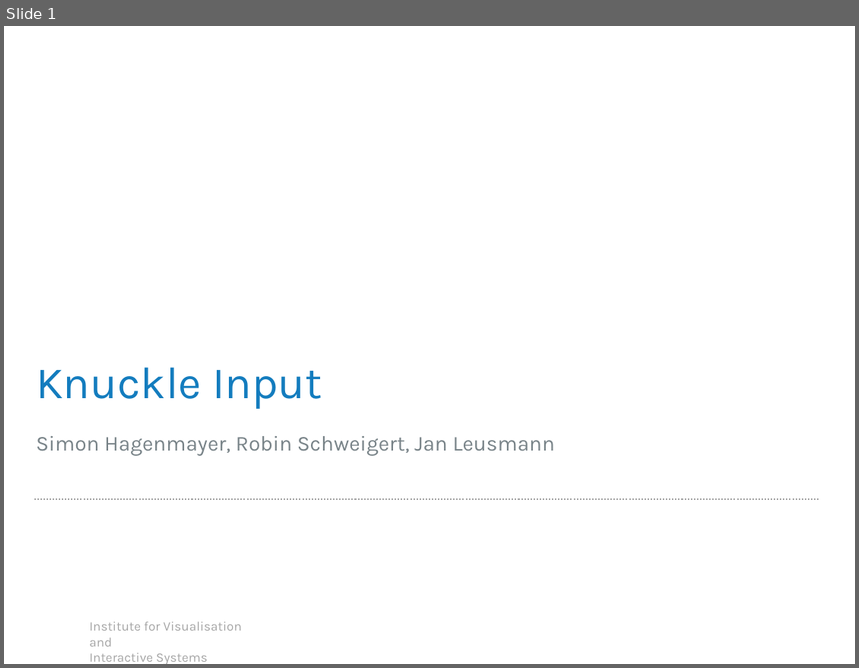
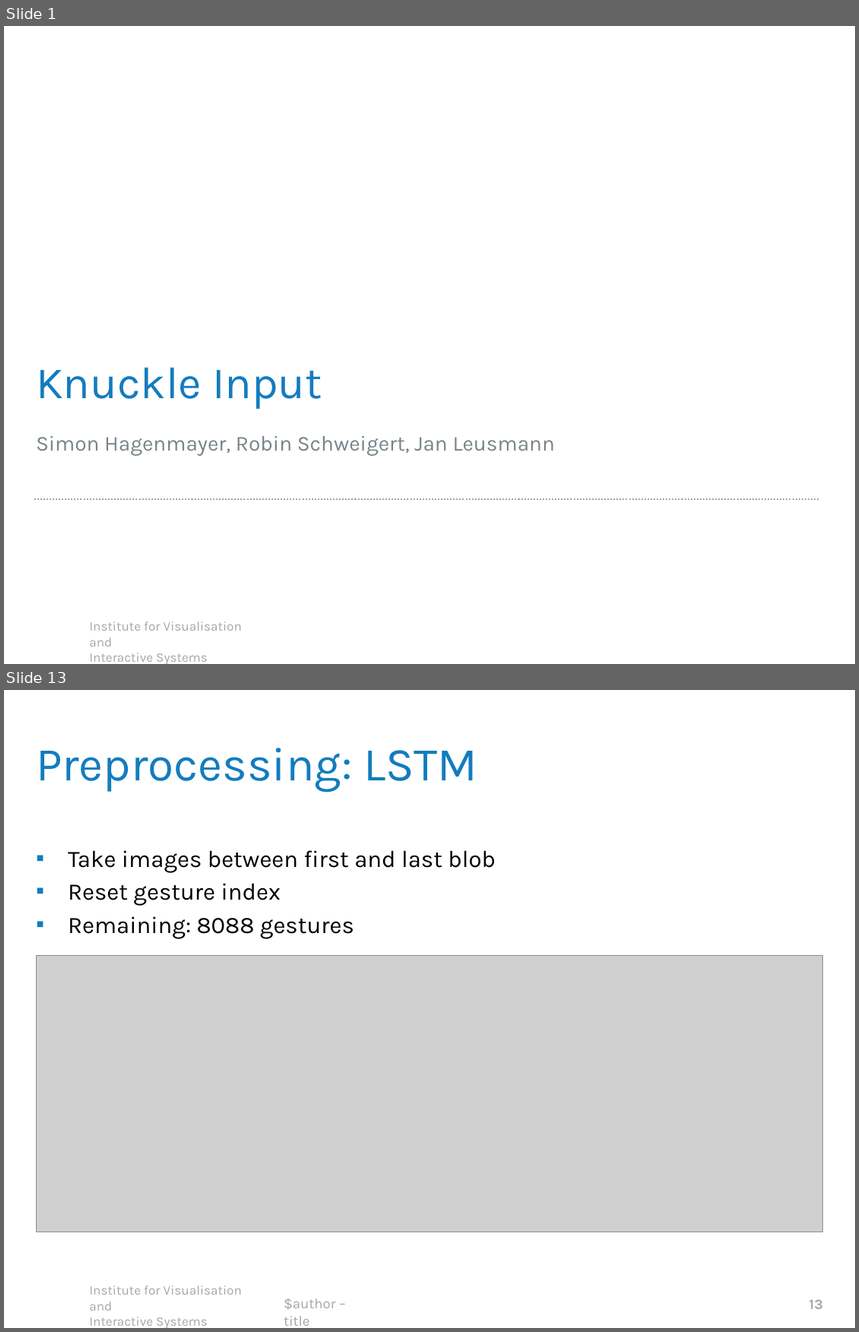
Before and after one commit to robsch94/FaPraKnuckleInput, a slide deck: Presentations/FinalPresentation.pptx. Shown one above the other, each under a label of ours: slide 1 before the commit, slides 1 and 13 after it; the slides between them are not shown. The pictures are 859x668 and 859x1332 pixels, drawn with LibreOffice and Linux fonts; fonts in the diff are those of the drawing; grey boxes stand for pictures; background and template pictures are left out. Boxes give left, top, right and bottom in pixels: in the first picture for what was removed or moved away, otherwise in the second. Text is boxed around its words. In the diff, an @@ line names an element or a change of style, - is before the commit and + after.

```diff
--- a/Presentations/FinalPresentation.pptx
+++ b/Presentations/FinalPresentation.pptx
@@ slide 13 added at <box>4,690,855,1328</box>, background #FFFFFF; not listed: 1 template element that a slide beside it also shows @@
@@ title added at <box>36,748,477,793</box>, 40 pt, text #137CBE @@
+Preprocessing: LSTM
@@ text added at <box>68,850,496,939</box>, 20 pt, text #000000 @@
+▪ Take images between first and last blob
+▪ Reset gesture index
+▪ Remaining: 8088 gestures
@@ picture added at <box>37,955,824,1232</box> @@
@@ text added at <box>284,1299,335,1326</box>, 12 pt, text #A6A6A6 @@
+$author – title
@@ page number added at <box>810,1300,823,1309</box>, 12 pt, text #A6A6A6, bold @@
+13
```
Also in this commit, not shown: 3 slides changed, 15 other slides added, 6 slides removed.
